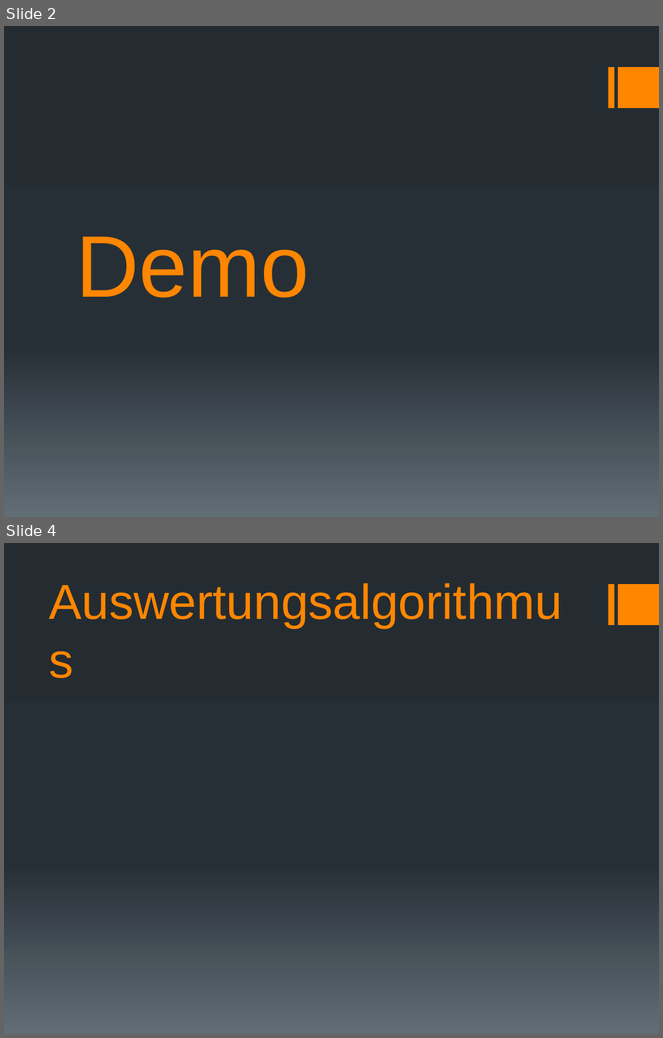
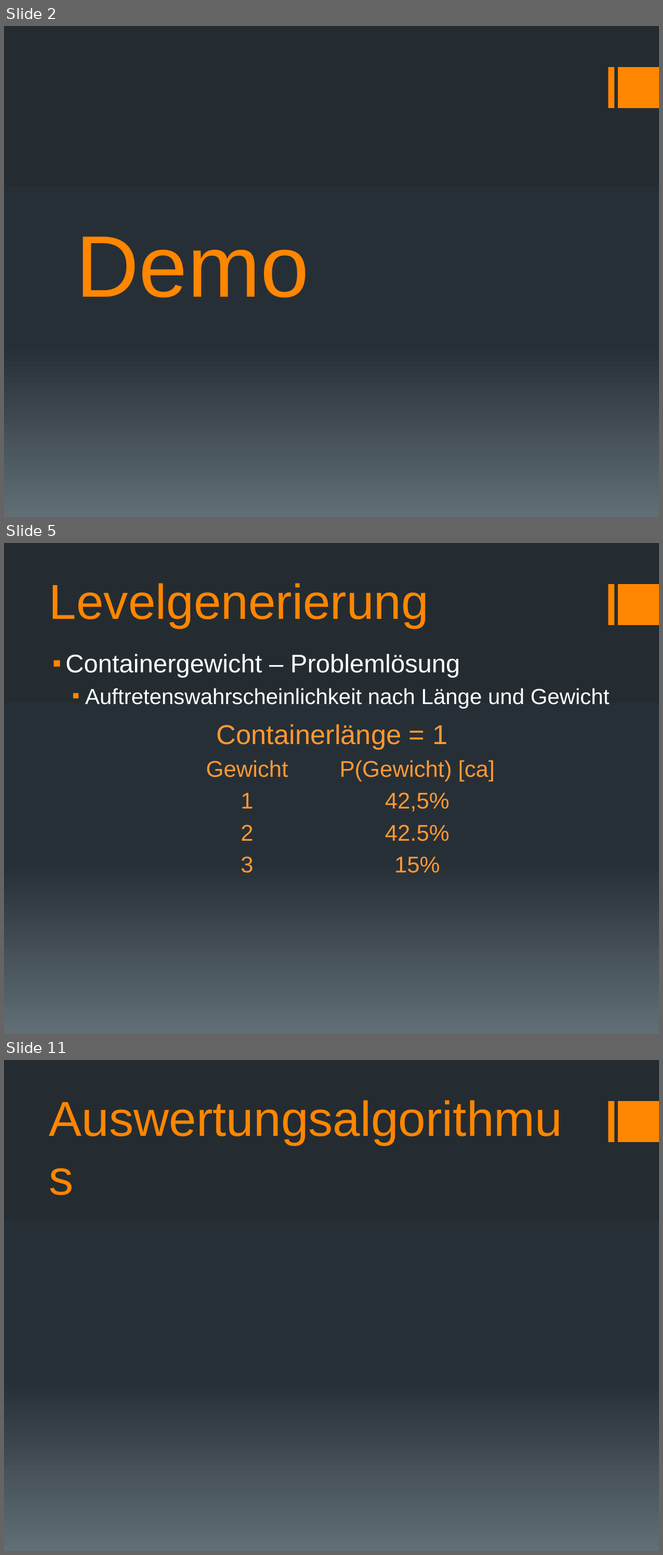
Before and after one commit to docker-apps/Docker, a slide deck: Documents/Design/Design_Präsentation_v1.pptx. Shown one above the other, each under a label of ours: slides 2 and 4 before the commit, slides 2, 5 and 11 after it; the slides between them are not shown. The pictures are 663x1038 and 663x1555 pixels, drawn with LibreOffice and Linux fonts; fonts in the diff are those of the drawing. Boxes give left, top, right and bottom in pixels: in the first picture for what was removed or moved away, otherwise in the second. Text is boxed around its words. In the diff, an @@ line names an element or a change of style, - is before the commit and + after.

```diff
--- a/Documents/Design/Design_Präsentation_v1.pptx
+++ b/Documents/Design/Design_Präsentation_v1.pptx
@@ slide 5 added at (4, 543, 659, 1034), background gradient #242C33 to #273037 to #636D76; not listed: 2 template elements that a slide beside it also shows @@
@@ title added at (49, 583, 429, 628), 54 pt, text #FF8600 @@
+Levelgenerierung
@@ text added at (65, 654, 610, 708), 24 pt, text #FFFFFF @@
+▪ Containergewicht – Problemlösung
+  ▪ Auftretenswahrscheinlichkeit nach Länge und Gewicht
@@ table added at (162, 717, 503, 891), 5 rows, 2 columns @@
+Containerlänge = 1 | 
+Gewicht | P(Gewicht) [ca]
+1 | 42,5%
+2 | 42.5%
+3 | 15%
@@ what was slide 4 is now slide 11 @@
```
Also in this commit, not shown: 7 other slides added, 1 slide removed.
